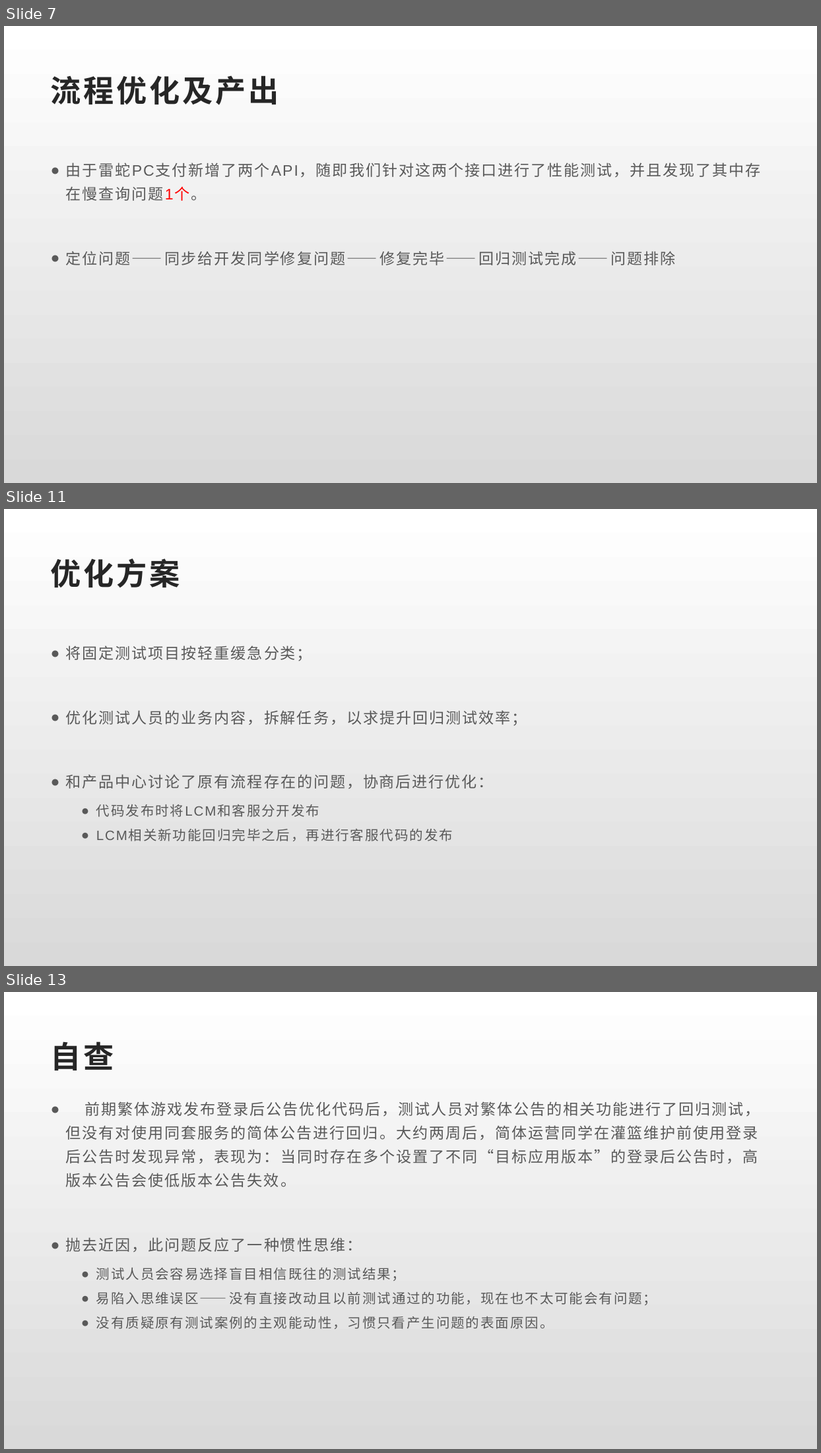
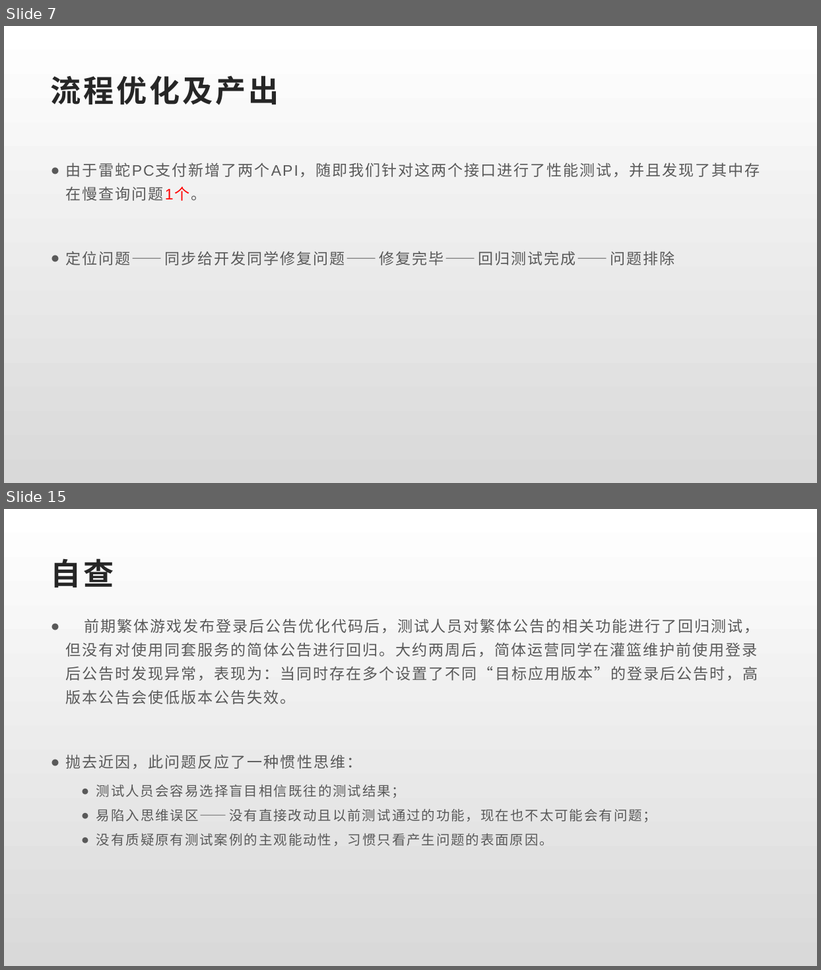
Before and after one commit to Rexixe1993/JavaScriptLesson, a slide deck: 全球版灌篮OBT复盘总结.pptx. Shown one above the other, each under a label of ours: slides 7, 11 and 13 before the commit, slides 7 and 15 after it; the slides between them are not shown. The pictures are 821x1453 and 821x970 pixels, drawn with LibreOffice and Linux fonts; fonts in the diff are those of the drawing. Boxes give left, top, right and bottom in pixels: in the first picture for what was removed or moved away, otherwise in the second. Text is boxed around its words. In the diff, an @@ line names an element or a change of style, - is before the commit and + after.

```diff
--- a/全球版灌篮OBT复盘总结.pptx
+++ b/全球版灌篮OBT复盘总结.pptx
@@ slide 11 removed at box(4, 509, 817, 966), background gradient #FFFFFF to #D9D9D9 @@
@@ title removed at box(51, 559, 180, 588) @@
-优化方案
@@ text removed at box(66, 646, 527, 842) @@
-● 将固定测试项目按轻重缓急分类；
-● 优化测试人员的业务内容，拆解任务，以求提升回归测试效率；
-● 和产品中心讨论了原有流程存在的问题，协商后进行优化：
-  ● 代码发布时将LCM和客服分开发布
-  ● LCM相关新功能回归完毕之后，再进行客服代码的发布
@@ what was slide 13 is now slide 15 @@
```
Also in this commit, not shown: 3 slides changed, 4 slides added, 1 other slide removed.
